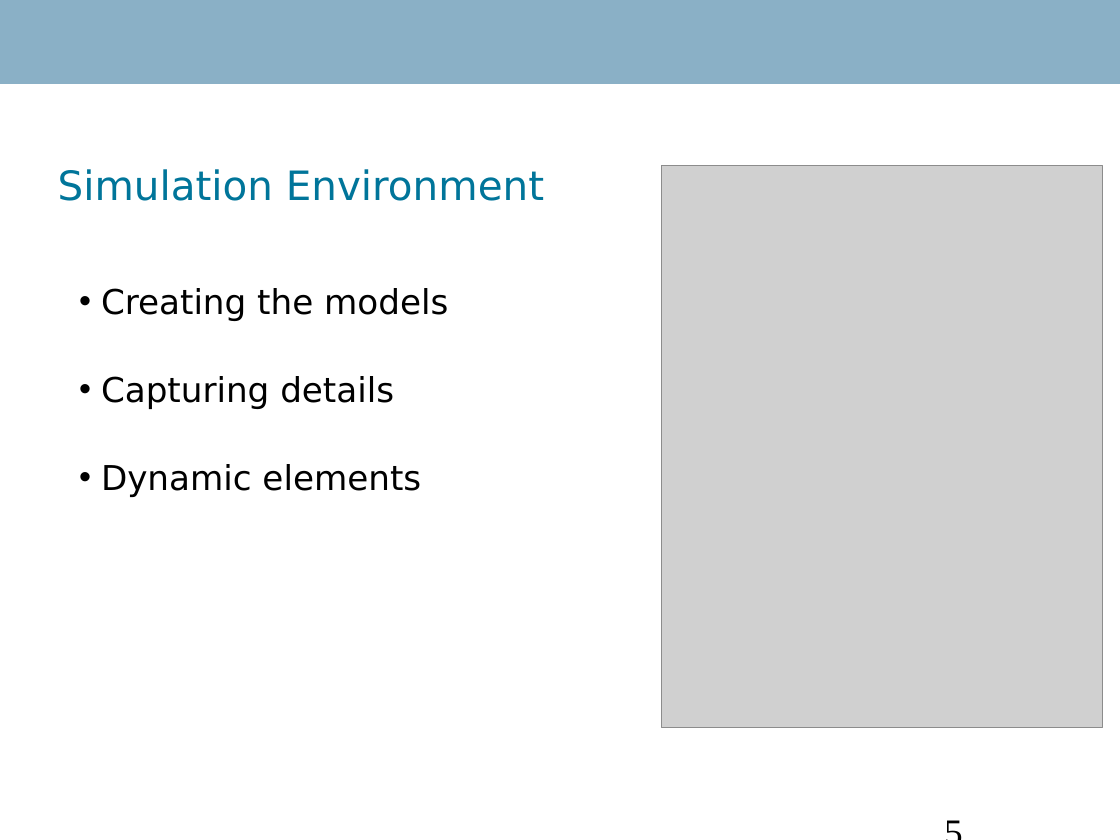
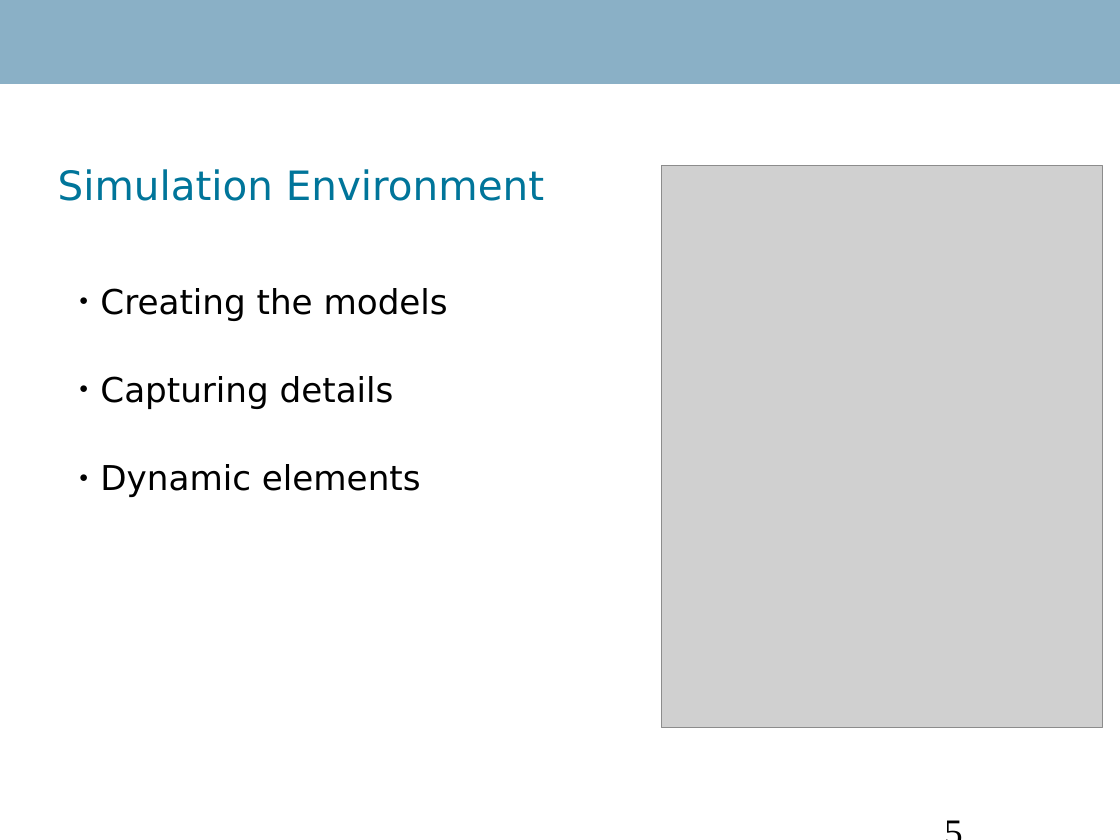
Before and after one commit to Danidude/Master-Thesis, a slide deck: slide 5 of Report/IKT 590 Master Thesis.ppt. Drawn at 1120x840 pixels with LibreOffice and Linux fonts; fonts in the diff are those of the drawing; grey boxes stand for pictures; background and template pictures are left out. Boxes give left, top, right and bottom in pixels: in the first picture for what was removed or moved away, otherwise in the second. Text is boxed around its words. In the diff, an @@ line names an element or a change of style, - is before the commit and + after.

```diff
--- a/Report/IKT 590 Master Thesis.ppt
+++ b/Report/IKT 590 Master Thesis.ppt
@@ text "Creating the models" at (100, 288, 448, 497): bullet • to ● @@
```
Also in this commit, not shown: 10 other slides changed, 1 slide added.
